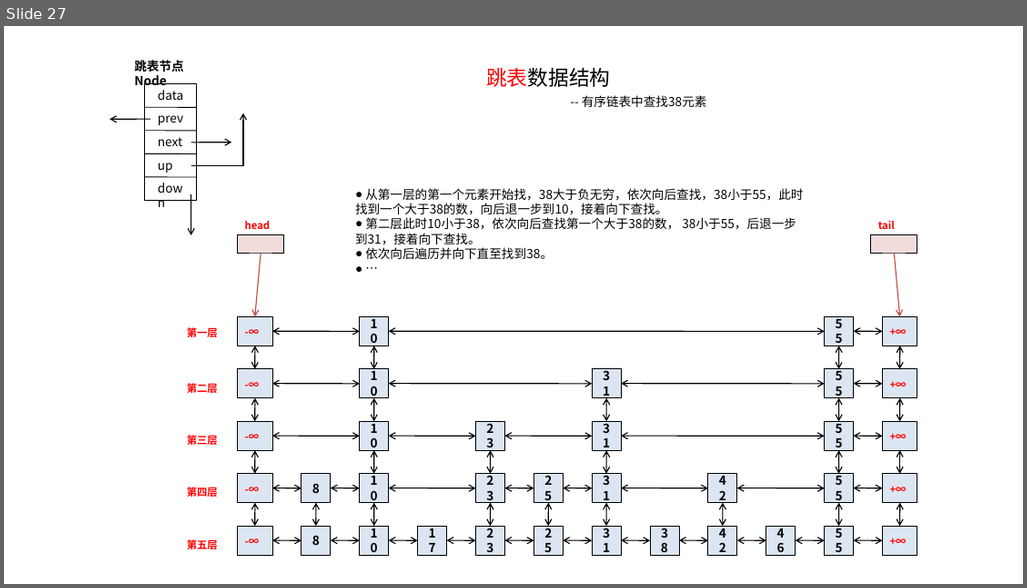
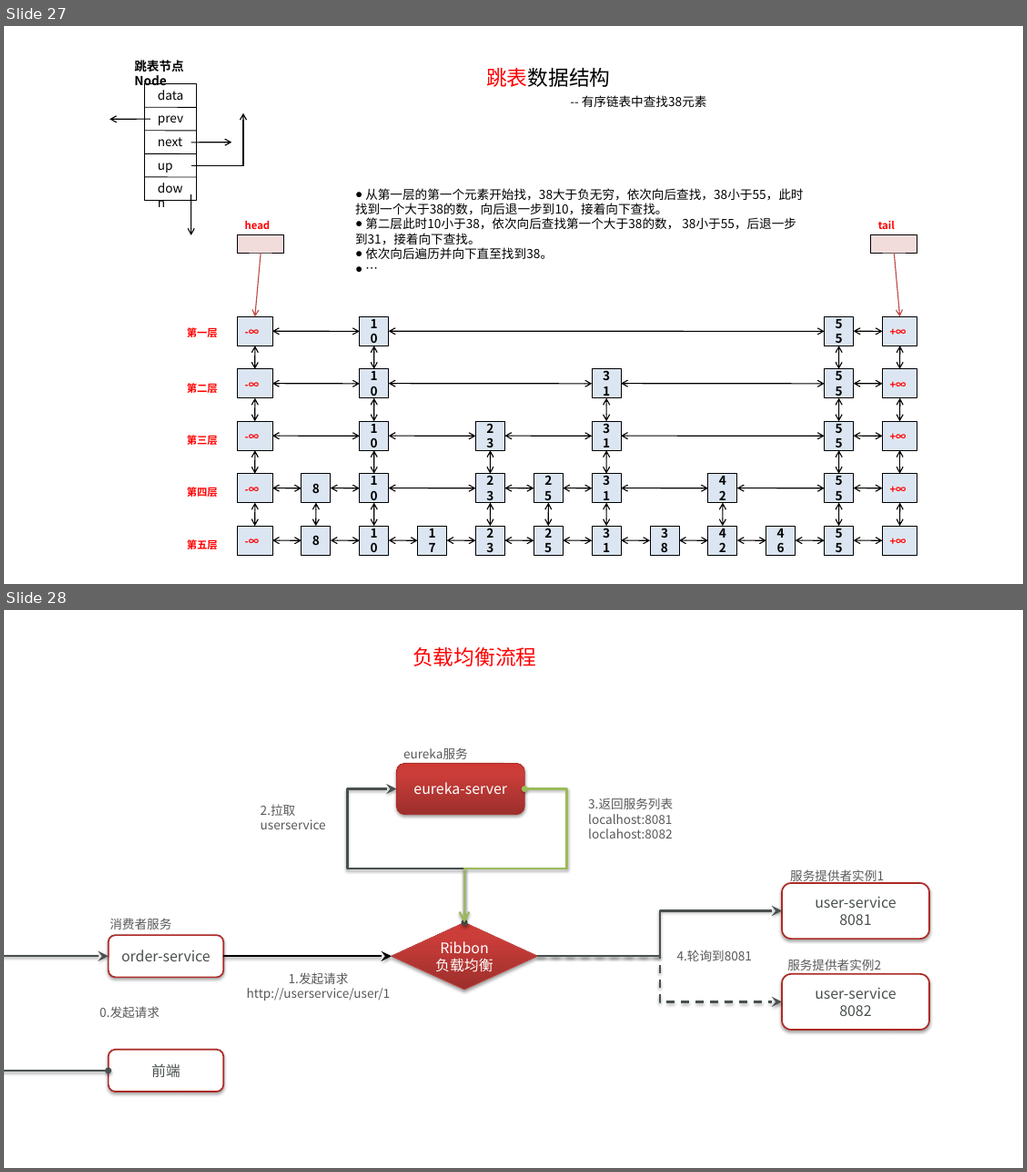
Before and after one commit to Qlj-1966910355/Learning-Materials, a slide deck: learn-file/新建 Microsoft Office PowerPoint 演示文稿.pptx. Shown one above the other, each under a label of ours: slide 27 before the commit, slides 27 and 28 after it. The pictures are 1027x588 and 1027x1172 pixels, drawn with LibreOffice and Linux fonts; fonts in the diff are those of the drawing. Boxes give left, top, right and bottom in pixels: in the first picture for what was removed or moved away, otherwise in the second. Text is boxed around its words. In the diff, an @@ line names an element or a change of style, - is before the commit and + after.

```diff
--- a/learn-file/新建 Microsoft Office PowerPoint 演示文稿.pptx
+++ b/learn-file/新建 Microsoft Office PowerPoint 演示文稿.pptx
@@ slide 28 added at (4,610,1023,1168), background #FFFFFF @@
@@ text added at (413,647,536,666), 20 pt, text #FF0000 @@
+负载均衡流程
@@ rounded rectangle added at (397,763,525,815), fill gradient #9C2F2D to #CB3E3A to #CE3B37, outline #AD2B26 0.75 pt, 14 pt, text #FFFFFF @@
+eureka-server
@@ text added at (403,747,468,759), 12 pt, text #595959 @@
+eureka服务
@@ elbow double arrow added from (464, 922) to (397, 789), #49504F 2 pt @@
@@ elbow double arrow added from (525, 789) to (464, 922), #9BBB59 2 pt @@
@@ text added at (588,797,673,838), 12 pt, text #595959 @@
+3.返回服务列表
+localhost:8081
+loclahost:8082
@@ text added at (261,804,326,829), 12 pt, text #595959 @@
+2.拉取
+userservice
@@ text added at (790,869,884,884), 12 pt, text #595959 @@
+服务提供者实例1
@@ rounded rectangle added at (782,883,929,939), fill #FFFFFF, outline #AD2B26 1.5 pt, 14 pt, text #49504F @@
+user-service
+8081
@@ rounded rectangle added at (108,935,223,978), fill #FFFFFF, outline #AD2B26 1.5 pt, 14 pt, text #49504F @@
+order-service
@@ text added at (110,918,171,929), 12 pt, text #595959 @@
+消费者服务
@@ diamond added at (392,922,537,989), fill gradient #9C2F2D to #CB3E3A to #CE3B37, outline #BF4C48 0.75 pt, 14 pt, text #FFFFFF @@
+Ribbon负载均衡
@@ elbow arrow added from (537, 956) to (782, 910), #49504F 2 pt @@
@@ elbow double arrow added from (108, 1070) to (108, 956), #49504F 2 pt @@
@@ arrow added from (223, 956) to (392, 956), #000000 2 pt @@
@@ elbow arrow added from (537, 956) to (782, 1002), #49504F 2 pt dashed @@
@@ text added at (677,949,752,961), 12 pt, text #595959 @@
+4.轮询到8081
@@ text added at (788,959,881,974), 12 pt, text #595959 @@
+服务提供者实例2
@@ text added at (247,972,391,1000), 12 pt, text #595959 @@
+1.发起请求
+http://userservice/user/1
@@ rounded rectangle added at (782,974,929,1030), fill #FFFFFF, outline #AD2B26 1.5 pt, 14 pt, text #49504F @@
+user-service
+8082
@@ text added at (100,1006,160,1018), 12 pt, text #595959 @@
+0.发起请求
@@ rounded rectangle added at (108,1050,223,1092), fill #FFFFFF, outline #AD2B26 1.5 pt, 14 pt, text #49504F @@
+前端
```
Also in this commit, not shown: 1 other slide added, 2 other files.
